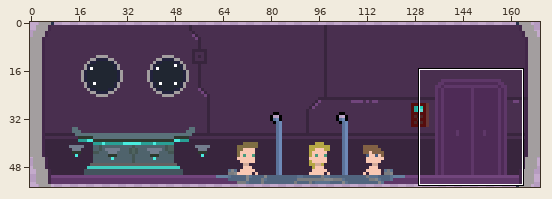
Sprite sheet -- assets/images/bar.png. Above, an overview of the earlier version with the close-up marked.
Close-up. First the earlier version:
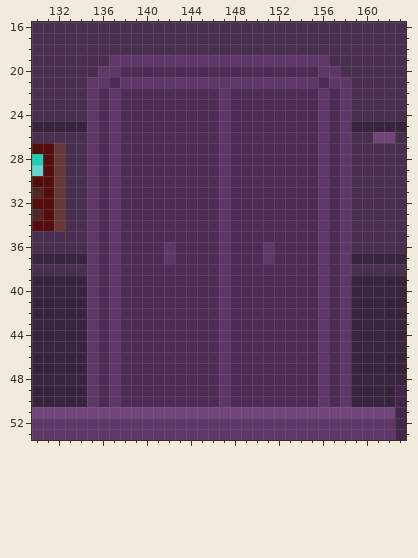
The file is 170x55 pixels. Colours within 5 levels of each other are drawn and written as one. Shown: x 130..163, y 16..53. The commit also changed other parts of the picture, which this record leaves out.
The result:
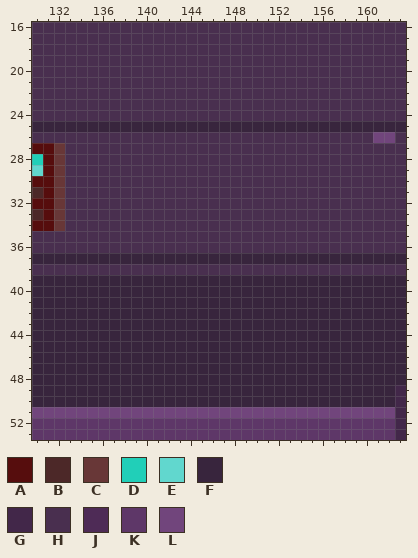
Palette (. is transparent): A #560d0d  B #4c2828  C #683737  D #21cfb8  E #61d7ce  F #38253d  G #422749  H #492f4f  J #4e2b56  K #5e3768  L #71457c
Change:
y 19: x 137..156 KKKKKKKKKKKKKKKKKKKK -> HHHHHHHHHHHHHHHHHHHH
y 20: x 136..157 KKJJJJJJJJJJJJJJJJJJKK -> HHHHHHHHHHHHHHHHHHHHHH
y 21: x 135..158 KKJKKKKKKKKKKKKKKKKKKJKK -> HHHHHHHHHHHHHHHHHHHHHHHH
y 22..24: x 135..158 KJKJJJJJJJJJKJJJJJJJJKJK -> HHHHHHHHHHHHHHHHHHHHHHHH
y 25: x 135..158 KJKJJJJJJJJJKJJJJJJJJKJK -> FFFFFFFFFFFFFFFFFFFFFFFF
y 26..35: x 135..158 KJKJJJJJJJJJKJJJJJJJJKJK -> HHHHHHHHHHHHHHHHHHHHHHHH
y 36: x 135..158 KJKJJJJKJJJJKJJJKJJJJKJK -> HHHHHHHHHHHHHHHHHHHHHHHH
y 37: x 135..158 KJKJJJJKJJJJKJJJKJJJJKJK -> FFFFFFFFFFFFFFFFFFFFFFFF
y 38: x 135..158 KJKJJJJJJJJJKJJJJJJJJKJK -> HHHHHHHHHHHHHHHHHHHHHHHH
y 39..50: x 135..158 KJKJJJJJJJJJKJJJJJJJJKJK -> FFFFFFFFFFFFFFFFFFFFFFFF
